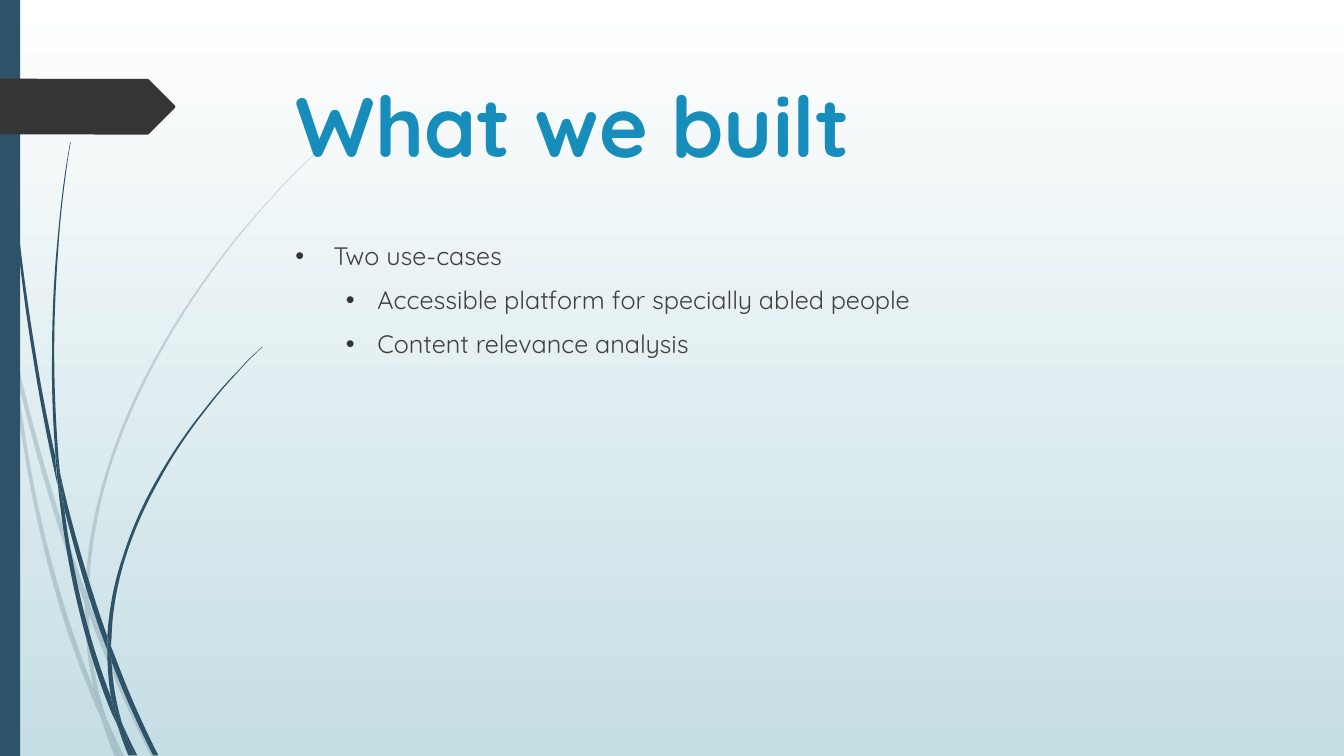
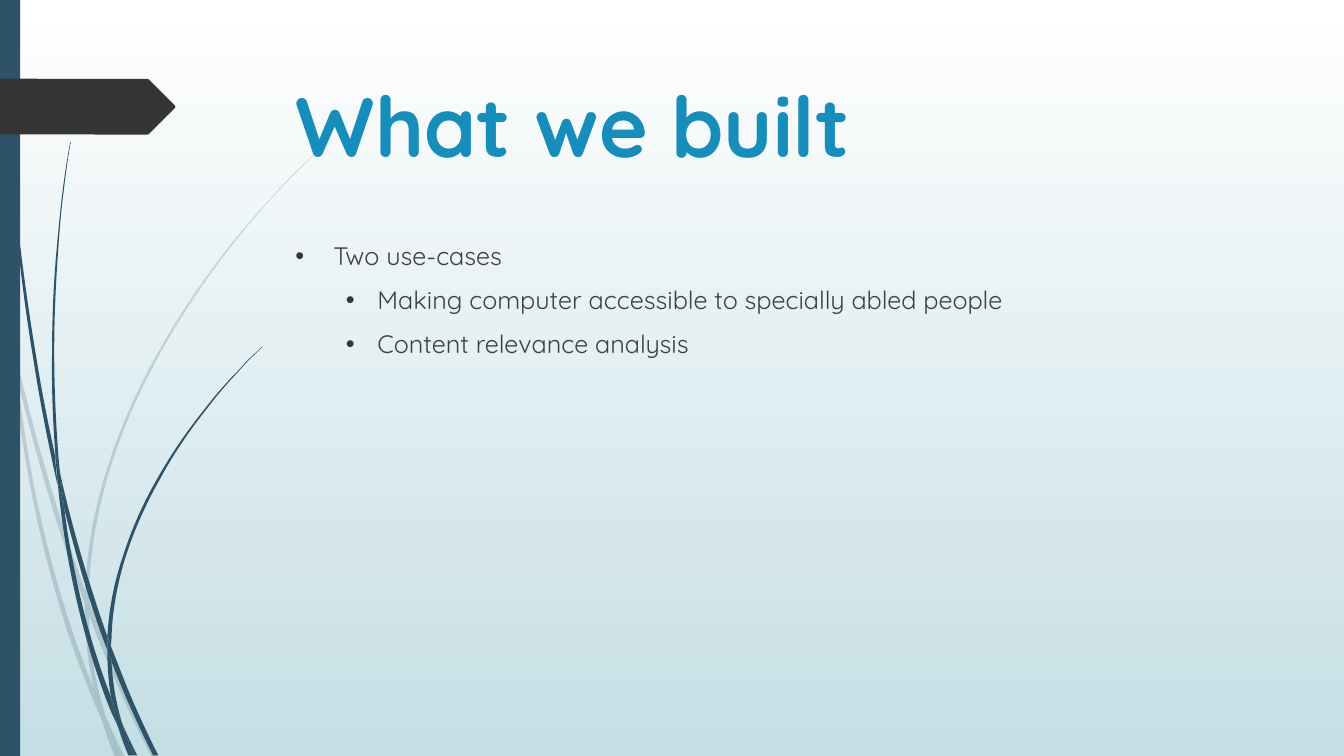
Before and after one commit to ankit13jain/iGuide, a slide deck: slide 3 of iGuide.pptx. Drawn at 1344x756 pixels with LibreOffice and Linux fonts; fonts in the diff are those of the drawing. Boxes give left, top, right and bottom in pixels: in the first picture for what was removed or moved away, otherwise in the second. Text is boxed around its words. In the diff, an @@ line names an element or a change of style, - is before the commit and + after.

```diff
--- a/iGuide.pptx
+++ b/iGuide.pptx
@@ text at box(377, 290, 1002, 314): text changed @@
-  • Accessible platform for specially abled people
+  • Making computer accessible to specially abled people
```
Also in this commit, not shown: 2 other slides changed.
